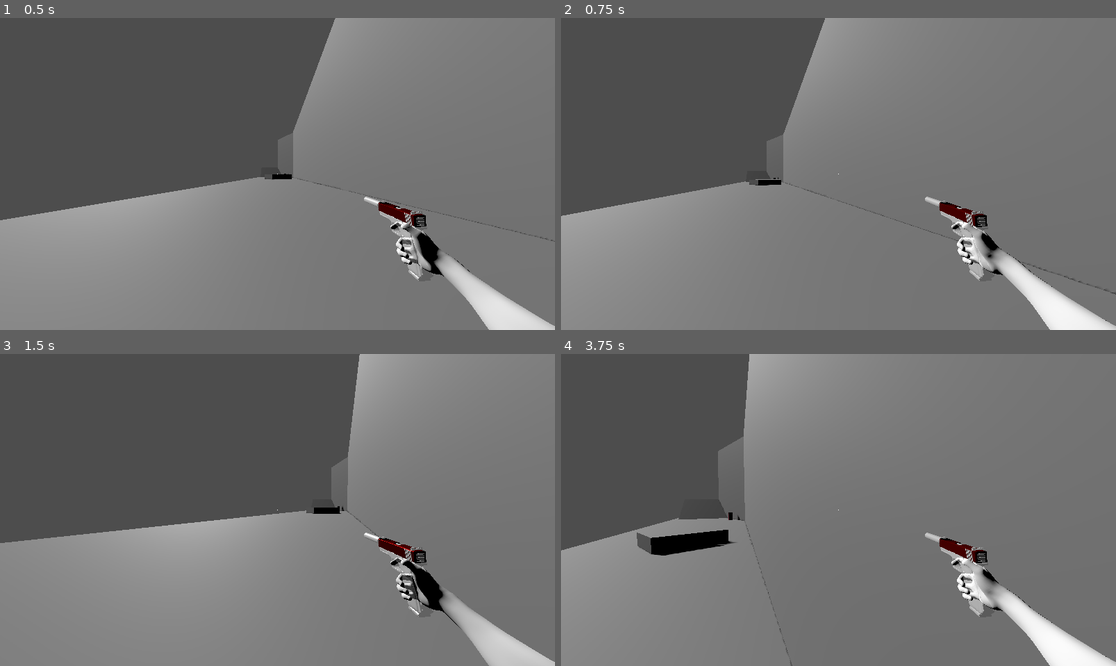
Above: before the commit, frames 1-4 (two rows, left to right).
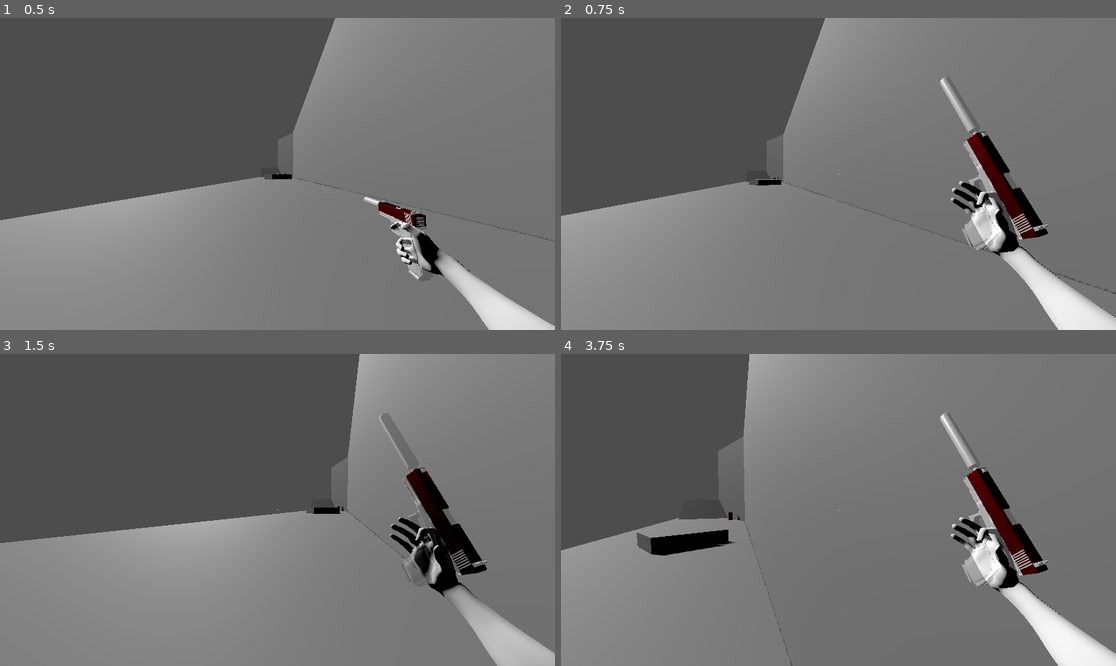
Above: after the commit, the same moments.

Repository: 100-Devs-1-Game/KYRO
Game: Godot game, scene res://scenes/level/level.tscn
Two runs of this game, one before a commit and one after it. Both use one fixed random seed, a clock stepped at 60 frames per second and the inputs below.
Inputs (mouse positions are in pixels of both pictures, inside the frame that each line leads up to):
- Up to frame 1 (0.5 s): no input
- Up to frame 2 (0.75 s): tap Enter (ui_accept) at 0.5 s; move the mouse to (866, 174) at 0.52 s; hold Right (ui_right) from 0.53 s (still down); click (866, 174) at 0.67 s
- Up to frame 3 (1.5 s): tap Enter (ui_accept) at 0.77 s; move the mouse to (249, 510) at 1.27 s; release Right (ui_right) at 1.28 s; hold Left (ui_left) from 1.28 s (still down); click (249, 510) at 1.42 s
- Up to frame 4 (3.75 s): tap Enter (ui_accept) at 1.52, 3.02 s; move the mouse to (849, 503) at 2.02 s; release Left (ui_left) at 2.03 s; hold Right (ui_right) 2.03-3.53 s; click (849, 503) at 2.17 s; move the mouse to (832, 516) at 2.77 s; click (832, 516) at 2.92 s; move the mouse to (877, 513) at 3.52 s; hold Left (ui_left) from 3.53 s (still down); click (877, 513) at 3.67 s

Frame 1 is identical in both runs. In frame 2, 5.6% of the frame differs, in the area x 65-100%, y 18-100%; in frame 3, 4.8%; in frame 4, 5.8%.

Commit message:
Implement shoot anim

Diff:
--- a/src/kyro/scenes/player/player.gd
+++ b/src/kyro/scenes/player/player.gd
@@ -20,6 +20,7 @@
 @onready var head:Node3D = %Head
 @onready var camera:Camera3D = %Camera3D
 @onready var gun_cast:RayCast3D = %GunCast
+@onready var arm_animation_player:AnimationPlayer = $Head/Camera3D/Arm/AnimationPlayer
 @onready var state_machine:StateMachine = $StateMachine
 @onready var state_walk:State = %Walk
 @onready var state_jump:State = %Jumping
@@ -49,6 +50,7 @@
 		if not event.pressed or event.button_index != MOUSE_BUTTON_LEFT:
 			return
 		gun_cast.force_raycast_update()
+		arm_animation_player.play(&"Shoot")
 		var collider := gun_cast.get_collider()
 		if collider and collider is Hurtbox:
 			collider.take_damage(100)
--- a/src/kyro/scenes/player/player.tscn
+++ b/src/kyro/scenes/player/player.tscn
@@ -85,6 +85,7 @@
 
 [node name="AnimationPlayer" parent="Head/Camera3D/Arm" index="1"]
 autoplay = "WeildPistol"
+next/Shoot = &"WeildPistol"
 
 [node name="HudLayer" type="CanvasLayer" parent="."]
 
Binary file changed: src/kyro/scenes/player/arm/arm.bin
Not shown, changed: src/kyro/scenes/player/arm/arm.gltf
Not shown, changed: src/kyro/scenes/player/arm/arm.blend
Not shown, changed: src/kyro/scenes/player/arm/arm.blend1
